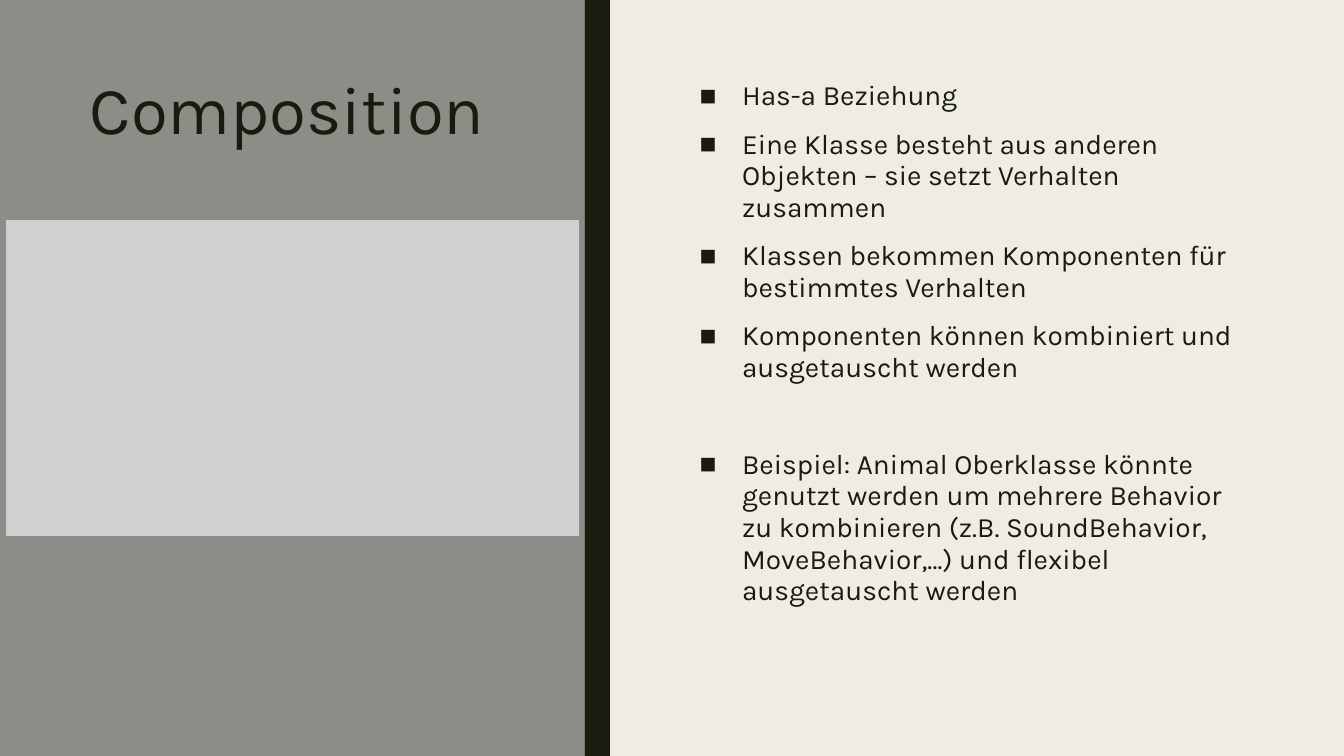
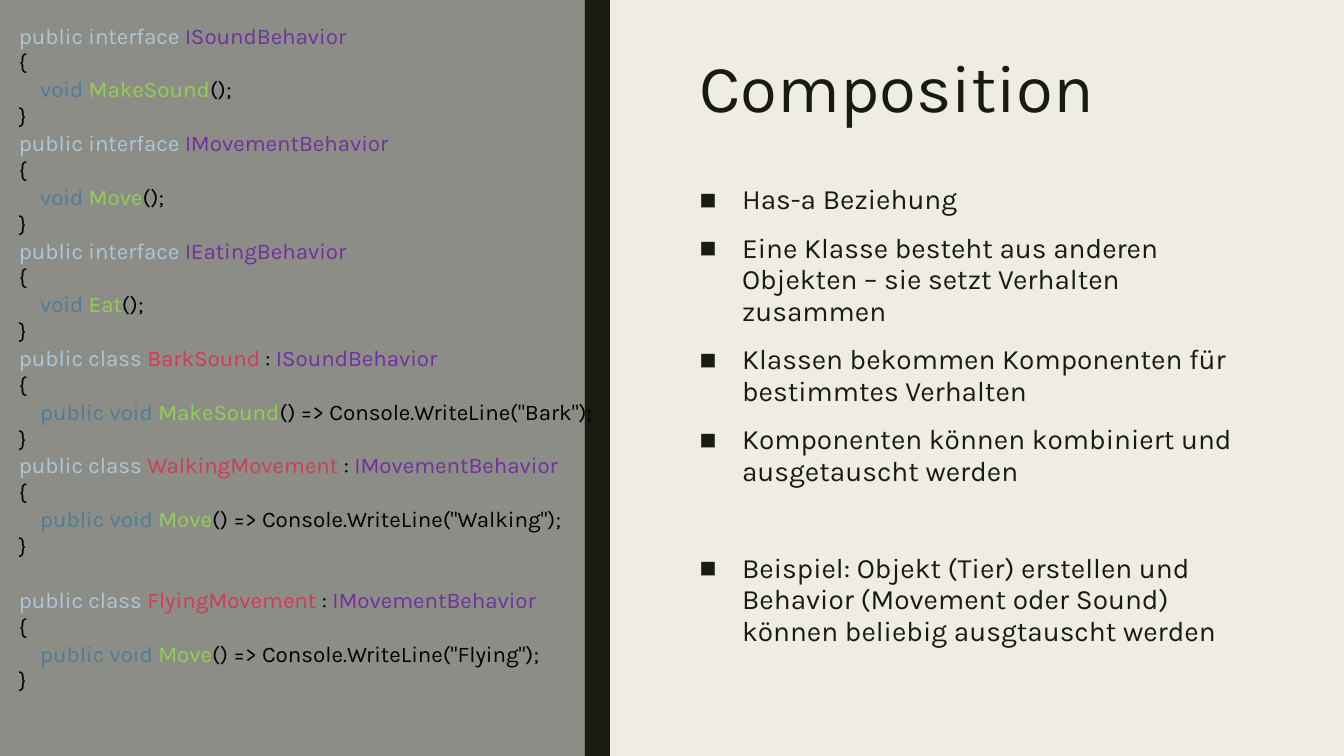
Before and after one commit to WahresDoUFi/Barcamp, a slide deck: slide 5 of composition_over_inheritance.pptx. Drawn at 1344x756 pixels with LibreOffice and Linux fonts; fonts in the diff are those of the drawing; grey boxes stand for pictures. Boxes give left, top, right and bottom in pixels: in the first picture for what was removed or moved away, otherwise in the second. Text is boxed around its words. In the diff, an @@ line names an element or a change of style, - is before the commit and + after.

```diff
--- a/composition_over_inheritance.pptx
+++ b/composition_over_inheritance.pptx
@@ text added at <box>19,29,592,668</box>, 16 pt, text #000000 @@
+public interface ISoundBehavior
+{
+void MakeSound();
+}
+public interface IMovementBehavior
+{
+void Move();
+}
+public interface IEatingBehavior
+{
+void Eat();
+}
+public class BarkSound : ISoundBehavior
+{
+public void MakeSound() => Console.WriteLine("Bark");
+}
+public class WalkingMovement : IMovementBehavior
+{
+public void Move() => Console.WriteLine("Walking");
+}
+public class FlyingMovement : IMovementBehavior
+{
+public void Move() => Console.WriteLine("Flying");
+}
@@ title "Composition": place and size @@
-title "Composition" at <box>90,88,484,150</box>
+title "Composition" at <box>700,65,1094,128</box>
@@ text "Has-a Beziehung": place and size @@
-text "Has-a Beziehung" at <box>742,85,1231,607</box>
+text "Has-a Beziehung" at <box>742,189,1231,648</box>
@@ picture removed at <box>5,219,580,536</box> @@
@@ text at <box>742,558,1216,648</box>: text changed @@
-■ Beispiel: Animal Oberklasse könnte genutzt werden um mehrere Behavior zu kombinieren (z.B. SoundBehavior, MoveBehavior,…) und flexibel ausgetauscht werden
+■ Beispiel: Objekt (Tier) erstellen und Behavior (Movement oder Sound) können beliebig ausgtauscht werden
```
Also in this commit, not shown: 1 other slide changed, 1 slide added.
